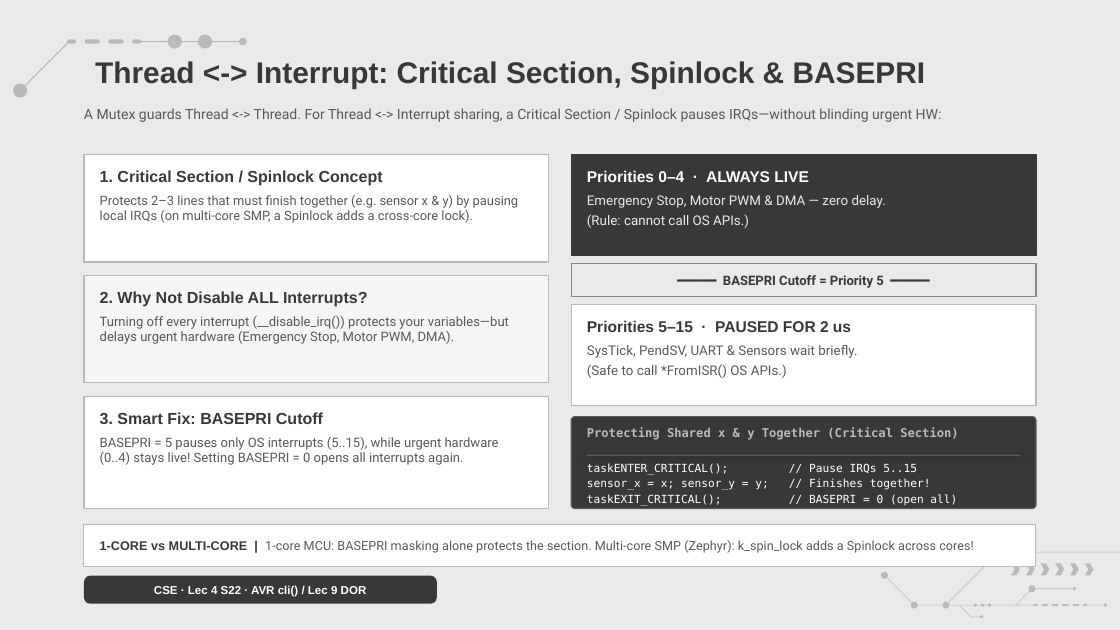
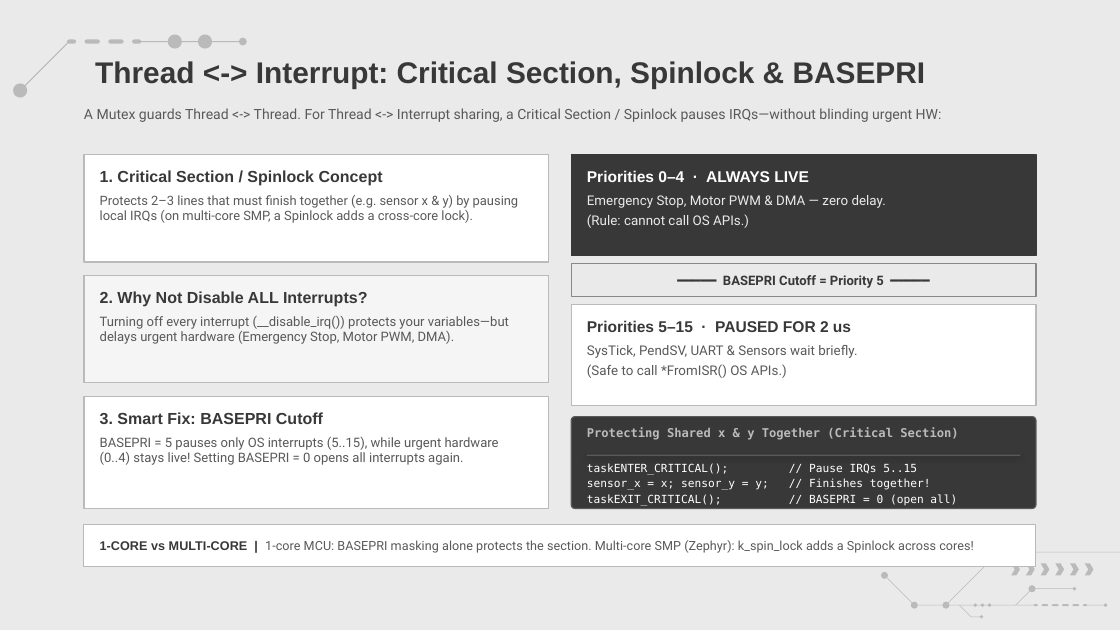
Before and after one commit to amrsaeedcse/zephyr-vs-freertos-presentation, a slide deck: slide 10 of Zephyr_RTOS_vs_FreeRTOS.pptx. Drawn at 1120x630 pixels with LibreOffice and Linux fonts; fonts in the diff are those of the drawing; background and template pictures are left out. Boxes give left, top, right and bottom in pixels: in the first picture for what was removed or moved away, otherwise in the second. Text is boxed around its words. In the diff, an @@ line names an element or a change of style, - is before the commit and + after.

```diff
--- a/Zephyr_RTOS_vs_FreeRTOS.pptx
+++ b/Zephyr_RTOS_vs_FreeRTOS.pptx
@@ rounded rectangle removed at (84,576,437,604) @@
-CSE · Lec 4 S22 · AVR cli() / Lec 9 DOR
```
Also in this commit, not shown: 11 other slides changed, 2 other files.
